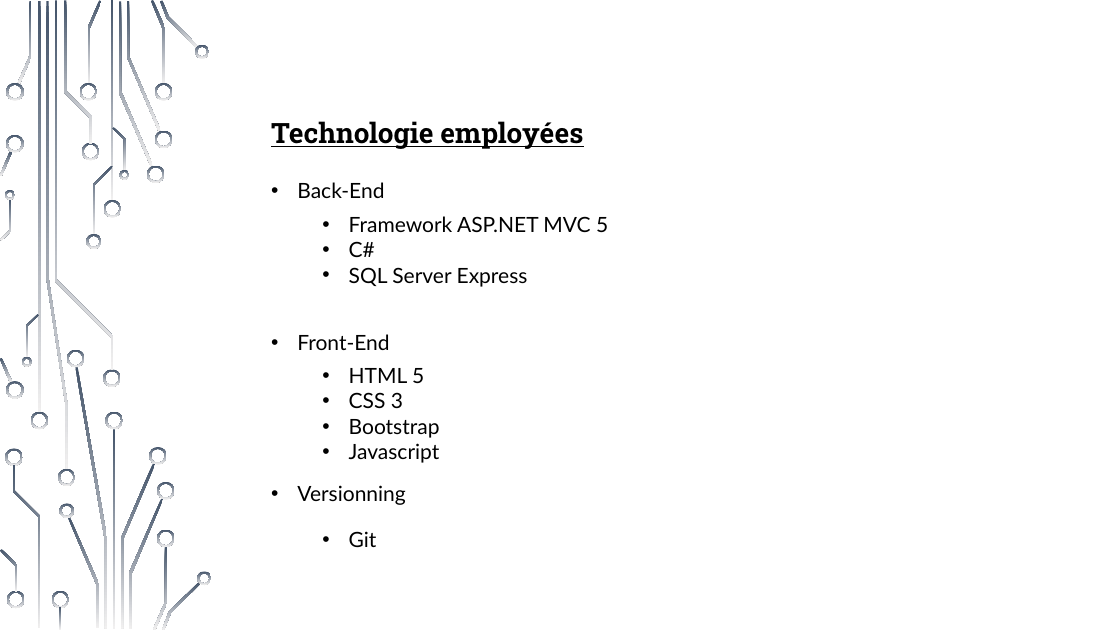
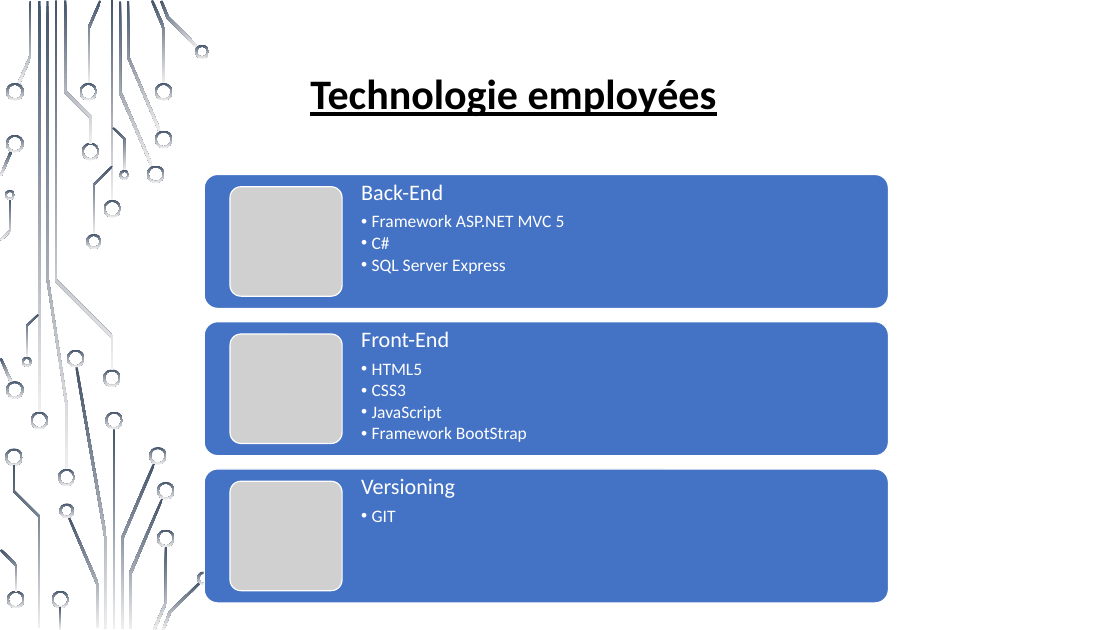
Before and after one commit to Holyz1988/PROJET1-ASP.NET, a slide deck: slide 4 of Présentation_demo_projet.pptx. Drawn at 1120x630 pixels with LibreOffice and Linux fonts; fonts in the diff are those of the drawing; grey boxes stand for pictures; background and template pictures are left out. Boxes give left, top, right and bottom in pixels: in the first picture for what was removed or moved away, otherwise in the second. Text is boxed around its words. In the diff, an @@ line names an element or a change of style, - is before the commit and + after.

```diff
--- a/Présentation_demo_projet.pptx
+++ b/Présentation_demo_projet.pptx
@@ text "Technologie employées": place and size @@
-text "Technologie employées" at [271,121,583,149]
+text "Technologie employées" at [310,79,717,116]
@@ text "Technologie employées" at [310,79,717,116]: size 24 to 36 pt, font Roboto Slab to Calibri @@
@@ text "Back-End" rewrapped from [297,182,405,505] to [361,184,472,498] @@
@@ text "Back-End": place and size @@
-text "Back-End" at [349,216,608,287]
+text "Back-End" at [364,173,565,274]
@@ text at [364,173,451,196]: paragraph added @@
+Back-End
@@ text at [372,215,565,274]: size 18 to 15 pt, font Lato to Calibri, text colour #000000 to #FFFFFF in "Framework ASP.NET MVC 5", "C#", "SQL Server Express"; bullet • to ••; list level 1 to 2 in "Framework ASP.NET MVC 5"; line spacing 1 to 0.9; list level 1 to 2 in "C#"; list level 1 to 2 in "SQL Server Express" @@
@@ text "HTML 5" rewrapped from [349,368,440,463] to [415,363,527,457] @@
@@ text at [361,479,455,522]: text changed; size 18 to 19 pt; font Lato to Calibri; text colour #000000 to #FFFFFF @@
-• Git
+Versioning
+  •• GIT
@@ group added at [204,175,888,602]: 3 rounded rectangles, 3 pictures, 1 text @@
+Front-End
+  •• HTML5
+  •• CSS3
+  •• JavaScript
+  •• Framework BootStrap
```
Also in this commit, not shown: 5 other slides changed, 2 slides added, 1 slide removed.
